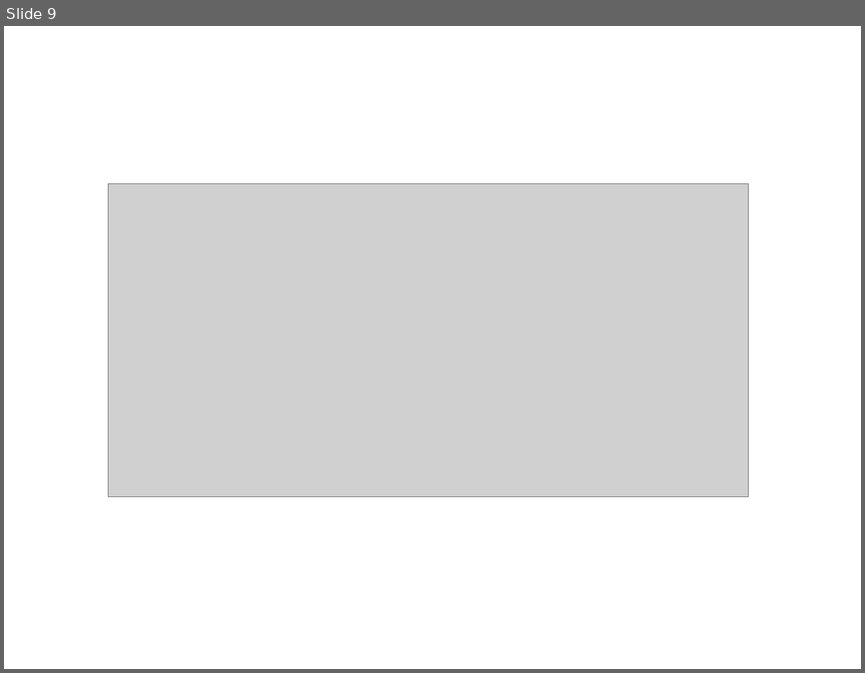
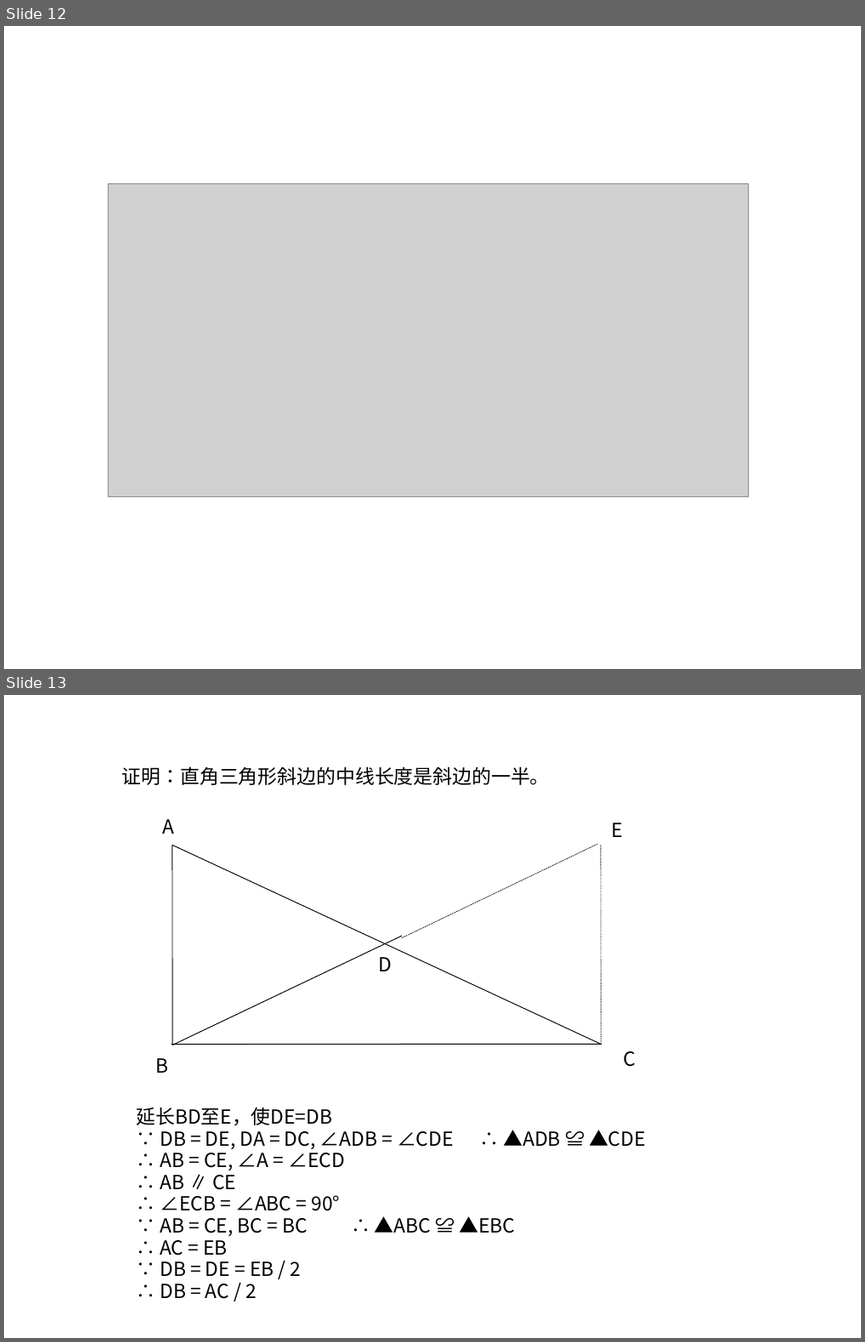
Before and after one commit to ericzhang/english-math, a slide deck: math/grade-7-下/7下数学北师大版-期末复习题.ppt. Shown one above the other, each under a label of ours: slide 9 before the commit, slides 12 and 13 after it. The pictures are 865x673 and 865x1342 pixels, drawn with LibreOffice and Linux fonts; fonts in the diff are those of the drawing; grey boxes stand for pictures. Boxes give left, top, right and bottom in pixels: in the first picture for what was removed or moved away, otherwise in the second. Text is boxed around its words. In the diff, an @@ line names an element or a change of style, - is before the commit and + after.

```diff
--- a/math/grade-7-下/7下数学北师大版-期末复习题.ppt
+++ b/math/grade-7-下/7下数学北师大版-期末复习题.ppt
@@ slide 13 added at box(4, 695, 861, 1338), background #FFFFFF @@
@@ text added at box(122, 766, 550, 785), 18 pt, text #000000 @@
+证明：直角三角形斜边的中线长度是斜边的一半。
@@ text added at box(163, 819, 175, 834), 18 pt, text #000000 @@
+A
@@ line added from (172, 845) to (172, 1044), #000000 0.74 pt @@
@@ line added from (172, 845) to (601, 1044), #000000 0.74 pt @@
@@ line added from (402, 937) to (598, 844), #000000 0.74 pt dashed @@
@@ line added from (601, 845) to (601, 1044), #000000 0.74 pt dashed @@
@@ text added at box(612, 823, 623, 837), 18 pt, text #000000 @@
+E
@@ line added from (172, 1045) to (402, 936), #000000 0.74 pt @@
@@ text added at box(379, 957, 392, 971), 18 pt, text #000000 @@
+D
@@ line added from (602, 1044) to (171, 1044), #000000 0.74 pt @@
@@ text added at box(624, 1051, 636, 1066), 18 pt, text #000000 @@
+C
@@ text added at box(155, 1058, 168, 1072), 18 pt, text #000000 @@
+B
@@ text added at box(136, 1107, 646, 1299), 18 pt, text #000000 @@
+延长BD至E，使DE=DB
+∵ DB = DE, DA = DC, ∠ADB = ∠CDE ∴ ▲ADB ≌ ▲CDE
+∴ AB = CE, ∠A = ∠ECD
+∴ AB ∥ CE
+∴ ∠ECB = ∠ABC = 90°
+∵ AB = CE, BC = BC ∴ ▲ABC ≌ ▲EBC
+∴ AC = EB
+∵ DB = DE = EB / 2
+∴ DB = AC / 2
@@ what was slide 9 is now slide 12 @@
```
Also in this commit, not shown: 4 other slides added, 10 other files.
